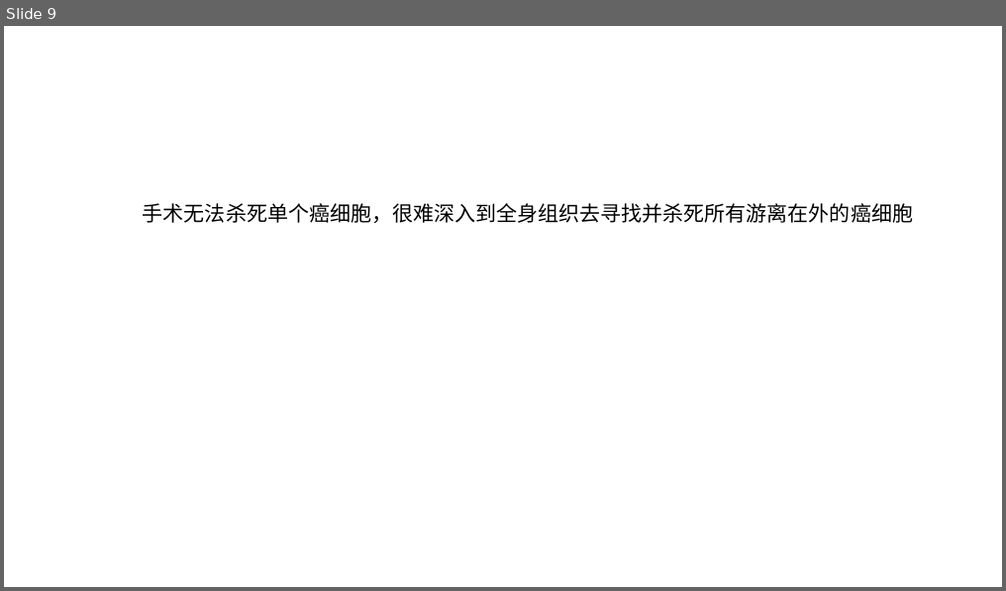
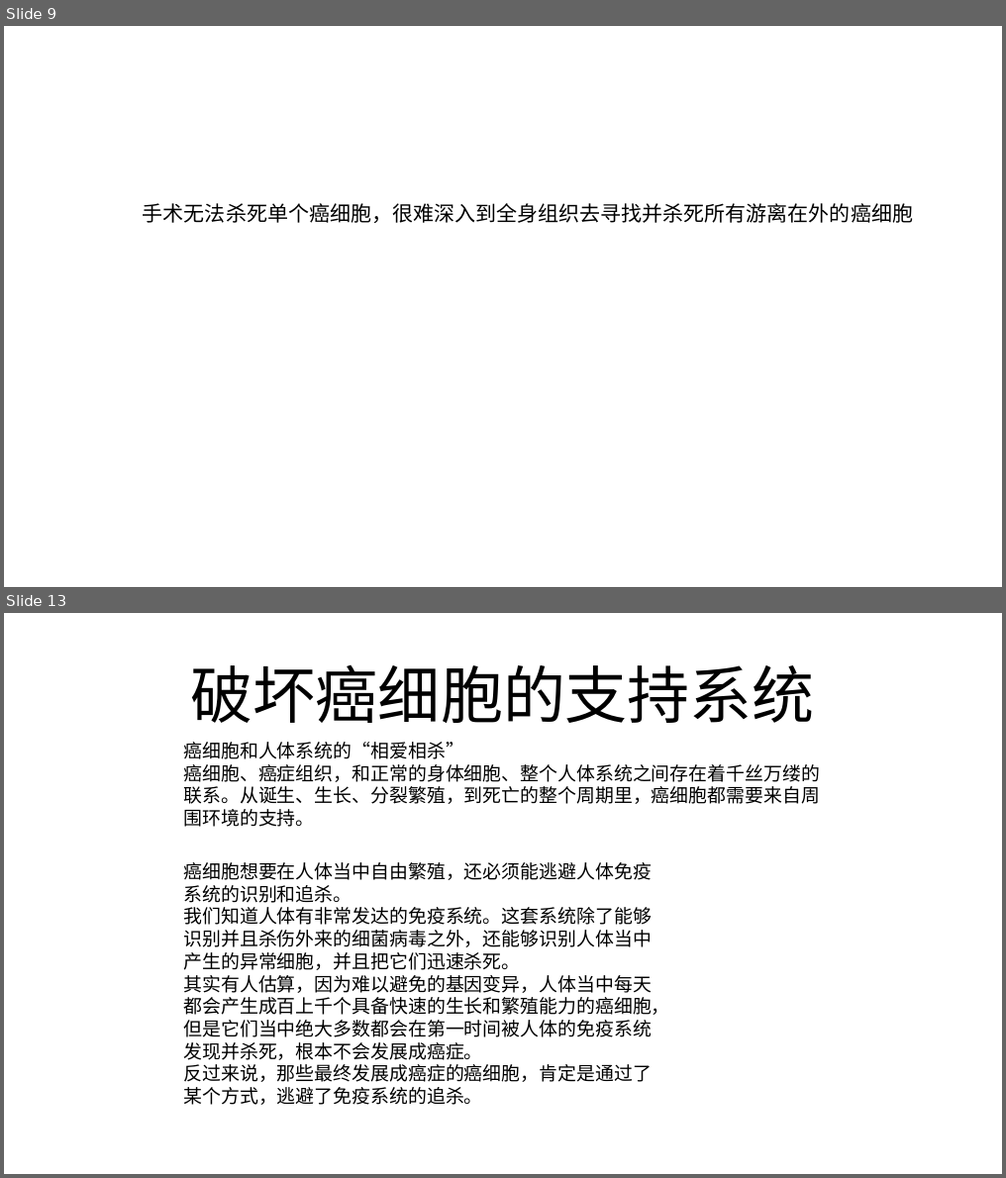
Before and after one commit to FredJiangFei/freetalk, a slide deck: 癌症/New Microsoft PowerPoint Presentation.pptx. Shown one above the other, each under a label of ours: slide 9 before the commit, slides 9 and 13 after it; the slides between them are not shown. The pictures are 1006x591 and 1006x1178 pixels, drawn with LibreOffice and Linux fonts; fonts in the diff are those of the drawing. Boxes give left, top, right and bottom in pixels: in the first picture for what was removed or moved away, otherwise in the second. Text is boxed around its words. In the diff, an @@ line names an element or a change of style, - is before the commit and + after.

```diff
--- a/癌症/New Microsoft PowerPoint Presentation.pptx
+++ b/癌症/New Microsoft PowerPoint Presentation.pptx
@@ slide 13 added at (4, 613, 1002, 1174), background #FFFFFF @@
@@ title added at (191, 664, 815, 723), 60 pt, text #000000 @@
+破坏癌细胞的支持系统
@@ text added at (183, 742, 820, 827), 18 pt, text #000000 @@
+癌细胞和人体系统的“相爱相杀”
+癌细胞、癌症组织，和正常的身体细胞、整个人体系统之间存在着千丝万缕的联系。从诞生、生长、分裂繁殖，到死亡的整个周期里，癌细胞都需要来自周围环境的支持。
@@ text added at (183, 862, 669, 1105), 18 pt, text #000000 @@
+癌细胞想要在人体当中自由繁殖，还必须能逃避人体免疫系统的识别和追杀。
+我们知道人体有非常发达的免疫系统。这套系统除了能够识别并且杀伤外来的细菌病毒之外，还能够识别人体当中产生的异常细胞，并且把它们迅速杀死。
+其实有人估算，因为难以避免的基因变异，人体当中每天都会产生成百上千个具备快速的生长和繁殖能力的癌细胞，但是它们当中绝大多数都会在第一时间被人体的免疫系统发现并杀死，根本不会发展成癌症。
+反过来说，那些最终发展成癌症的癌细胞，肯定是通过了某个方式，逃避了免疫系统的追杀。
```
Also in this commit, not shown: 1 slide changed, 2 other slides added.
